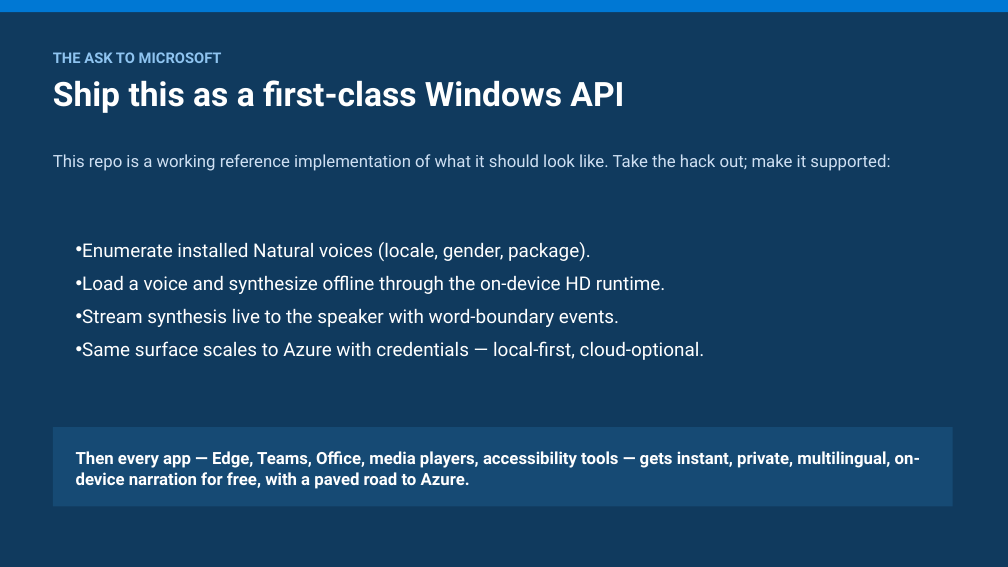
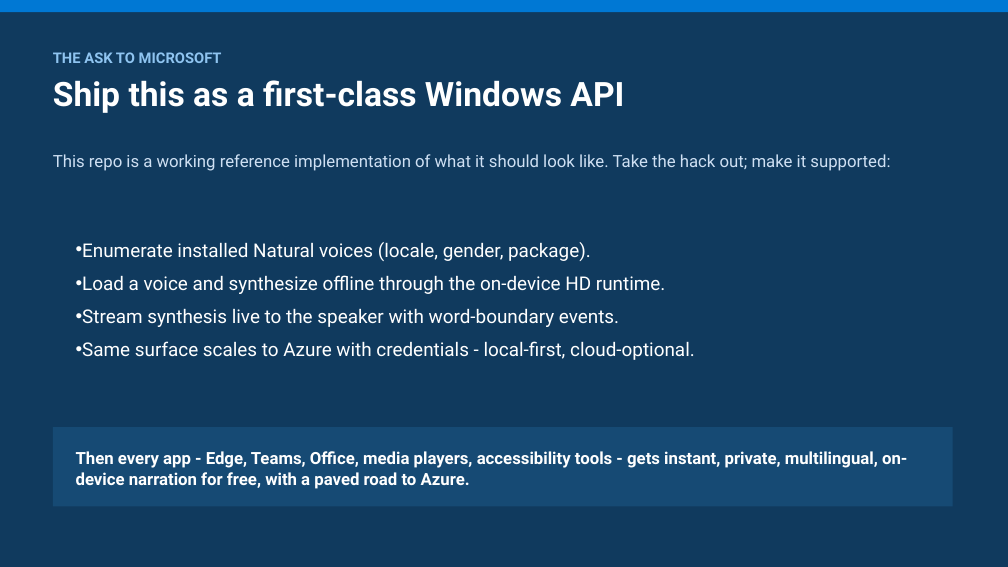
Before and after one commit to aclinick/claros, a slide deck: slide 15 of docs/pitch/live-voiceover.pptx. Drawn at 1008x567 pixels with LibreOffice and Linux fonts; fonts in the diff are those of the drawing. Boxes give left, top, right and bottom in pixels: in the first picture for what was removed or moved away, otherwise in the second. Text is boxed around its words. In the diff, an @@ line names an element or a change of style, - is before the commit and + after.

```diff
--- a/docs/pitch/live-voiceover.pptx
+++ b/docs/pitch/live-voiceover.pptx
@@ text at (82,341,695,360): text changed @@
-• Same surface scales to Azure with credentials — local-first, cloud-optional.
+• Same surface scales to Azure with credentials - local-first, cloud-optional.
@@ text at (76,451,907,489): text changed @@
-Then every app — Edge, Teams, Office, media players, accessibility tools — gets instant, private, multilingual, on-device narration for free, with a paved road to Azure.
+Then every app - Edge, Teams, Office, media players, accessibility tools - gets instant, private, multilingual, on-device narration for free, with a paved road to Azure.
```
Also in this commit, not shown: 13 other slides changed, 10 other files.
